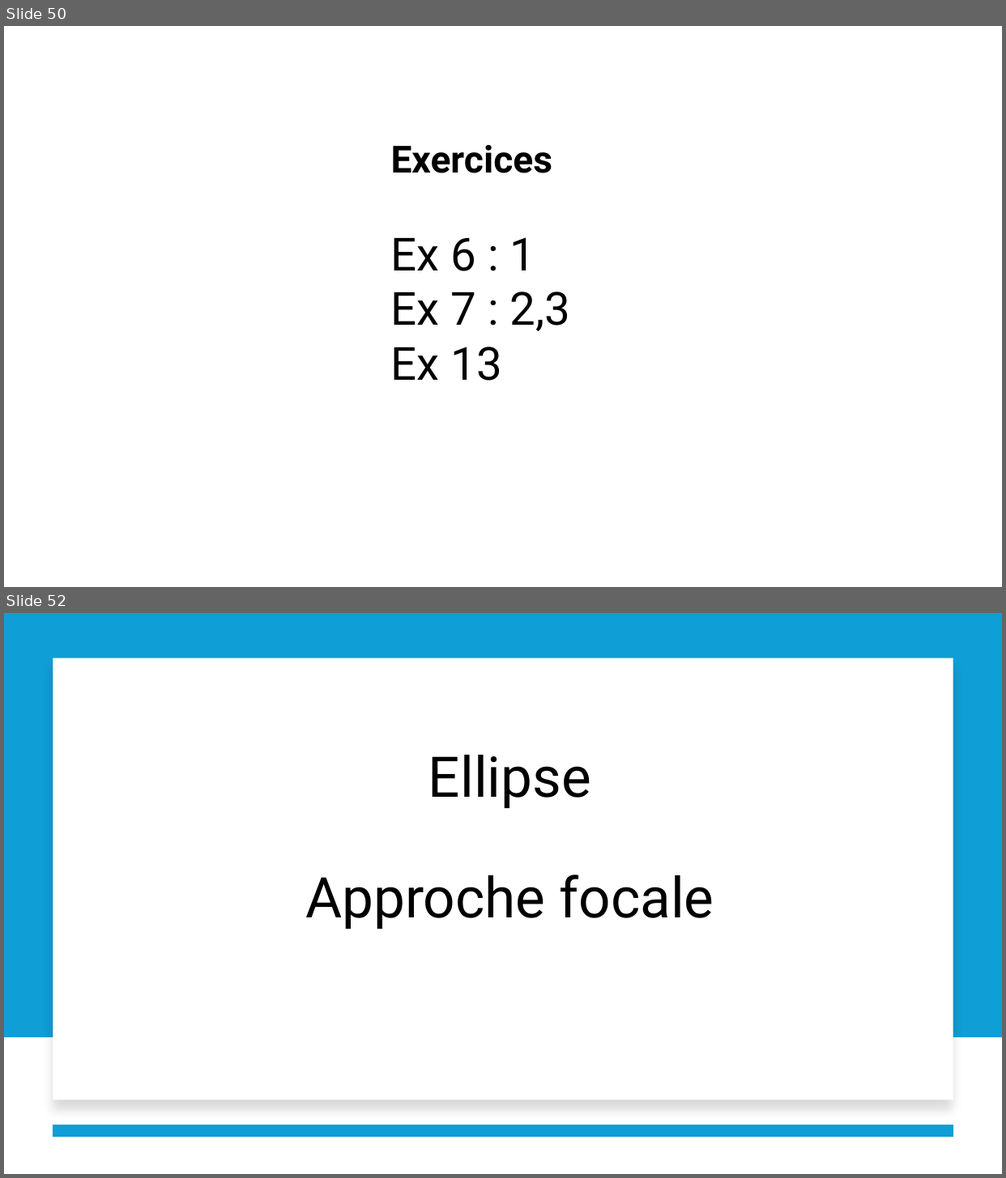
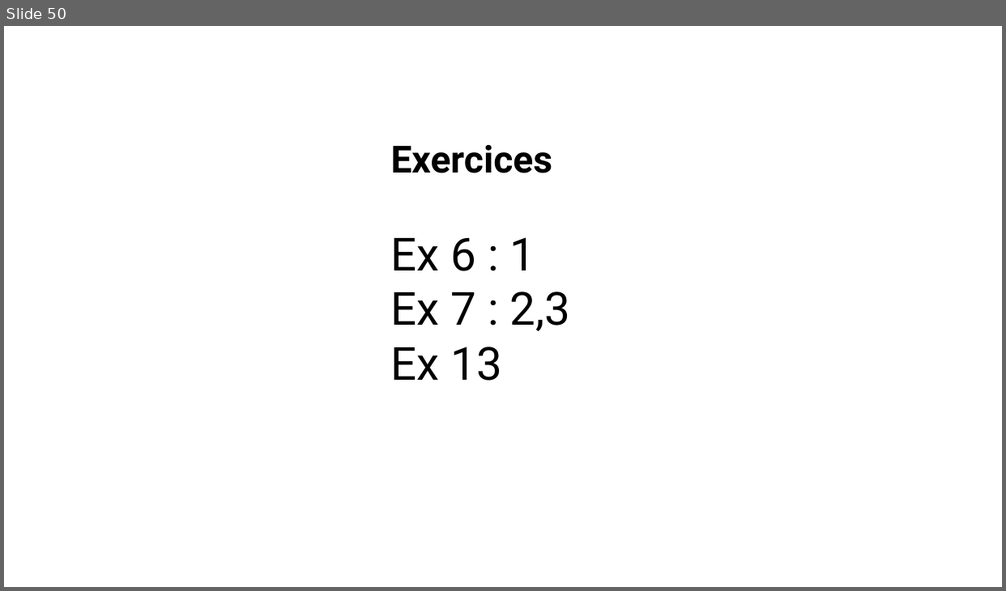
Before and after one commit to tranmidsummer/Teaching, a slide deck: Coniques/2_slides_coniques.pptx. Shown one above the other, each under a label of ours: slides 50 and 52 before the commit, slide 50 after it; the slides between them are not shown. The pictures are 1006x1178 and 1006x591 pixels, drawn with LibreOffice and Linux fonts; fonts in the diff are those of the drawing. Boxes give left, top, right and bottom in pixels: in the first picture for what was removed or moved away, otherwise in the second. Text is boxed around its words. In the diff, an @@ line names an element or a change of style, - is before the commit and + after.

```diff
--- a/Coniques/2_slides_coniques.pptx
+++ b/Coniques/2_slides_coniques.pptx
@@ slide 52 removed at bbox=[4, 613, 1002, 1174], background #FFFFFF @@
@@ rectangle removed at bbox=[4, 613, 1002, 1037] @@
@@ rectangle removed at bbox=[53, 658, 953, 1101] @@
@@ title removed at bbox=[305, 755, 714, 929] @@
-Ellipse
-Approche focale
@@ line removed from (953, 1131) to (53, 1131) @@
```
Also in this commit, not shown: 41 other slides removed, 10 other files.
